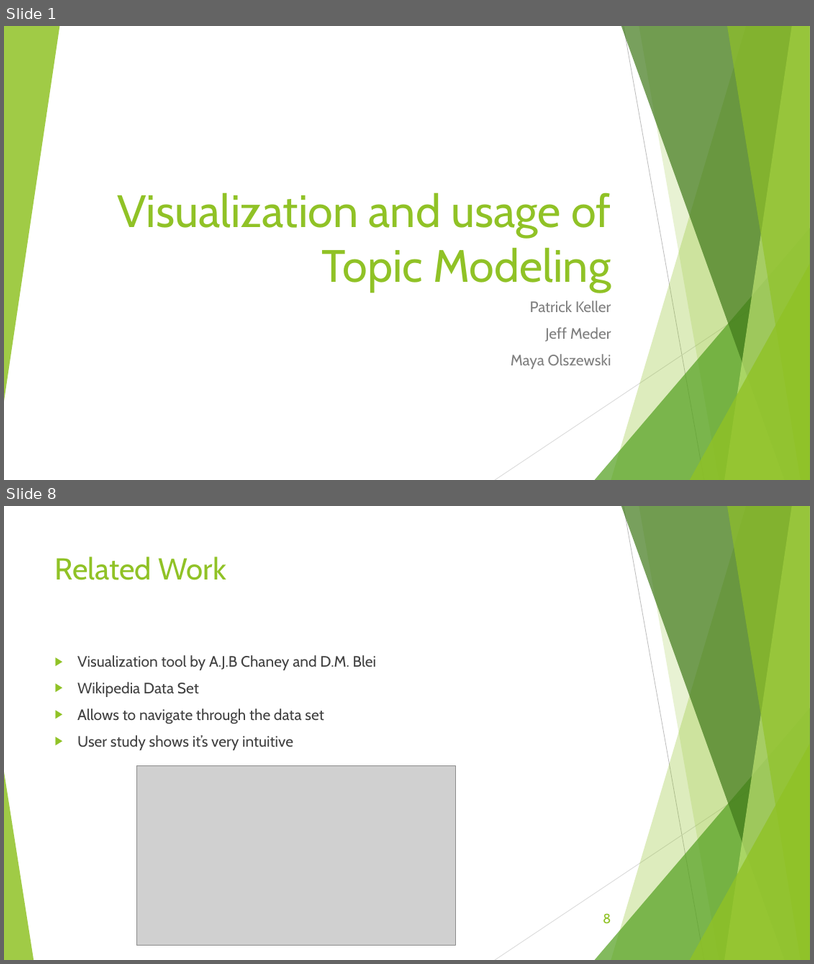
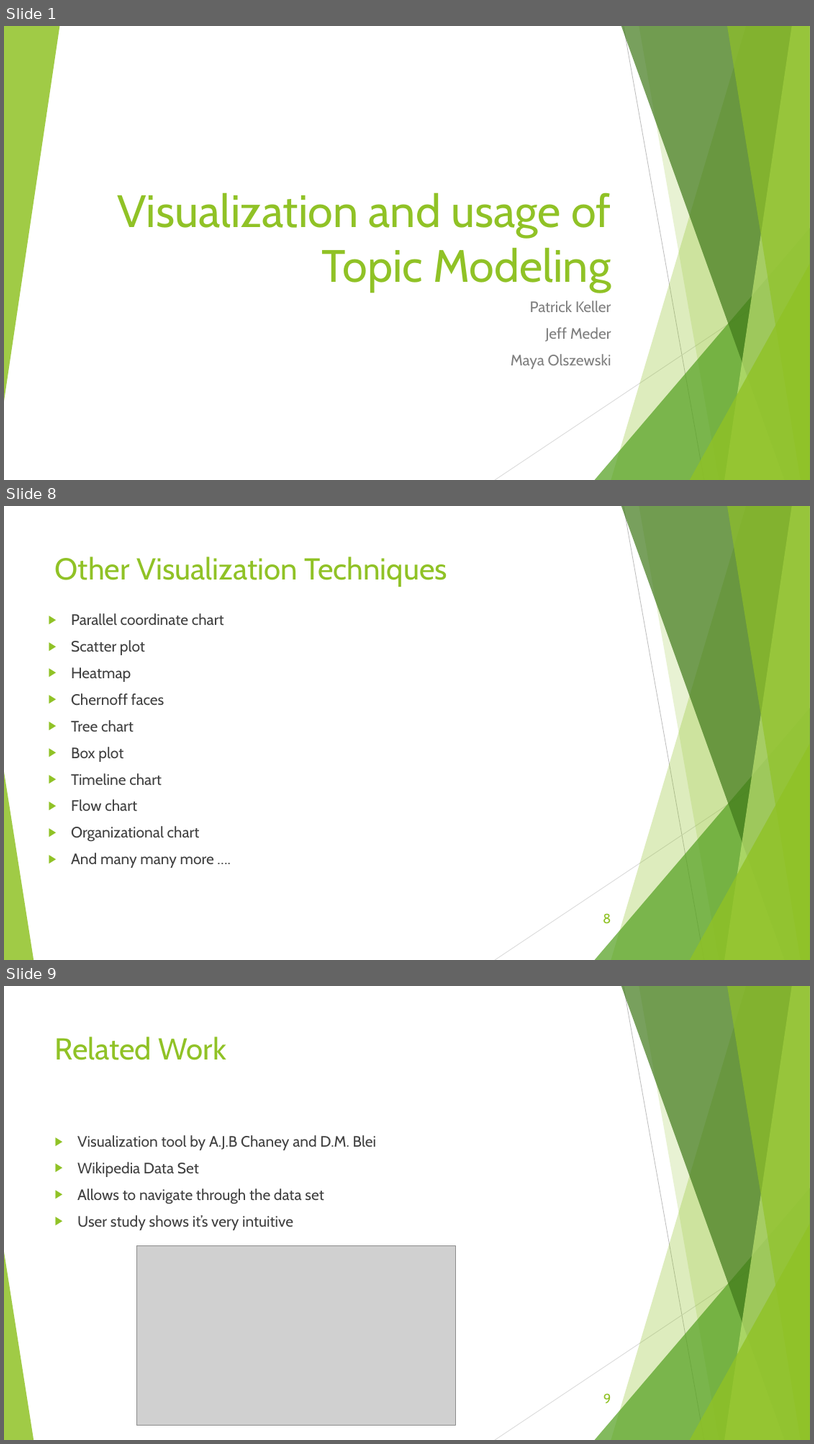
Before and after one commit to jeff2018/KnowledgeDiscoveryVisualization, a slide deck: Topic Model Visualization.pptx. Shown one above the other, each under a label of ours: slides 1 and 8 before the commit, slides 1, 8 and 9 after it; the slides between them are not shown. The pictures are 814x964 and 814x1444 pixels, drawn with LibreOffice and Linux fonts; fonts in the diff are those of the drawing; grey boxes stand for pictures. Boxes give left, top, right and bottom in pixels: in the first picture for what was removed or moved away, otherwise in the second. Text is boxed around its words. In the diff, an @@ line names an element or a change of style, - is before the commit and + after.

```diff
--- a/Topic Model Visualization.pptx
+++ b/Topic Model Visualization.pptx
@@ slide 8 added at (x1=4, y1=506, x2=810, y2=960), background #FFFFFF; not listed: 10 template elements that a slide beside it also shows @@
@@ title added at (x1=55, y1=556, x2=448, y2=587), 36 pt, text #90C226 @@
+Other Visualization Techniques
@@ text added at (x1=71, y1=613, x2=224, y2=867), 18 pt, text #404040 @@
+▶ Parallel coordinate chart
+▶ Scatter plot
+▶ Heatmap
+▶ Chernoff faces
+▶ Tree chart
+▶ Box plot
+▶ Timeline chart
+▶ Flow chart
+▶ Organizational chart
+▶ And many many more ….
@@ page number added at (x1=603, y1=913, x2=611, y2=924), 16 pt, text #90C226 @@
+8
@@ what was slide 8 is now slide 9 @@
@@ page number at (x1=604, y1=1393, x2=612, y2=1403): text changed @@
-8
+9
```
Also in this commit, not shown: 6 slides changed.
